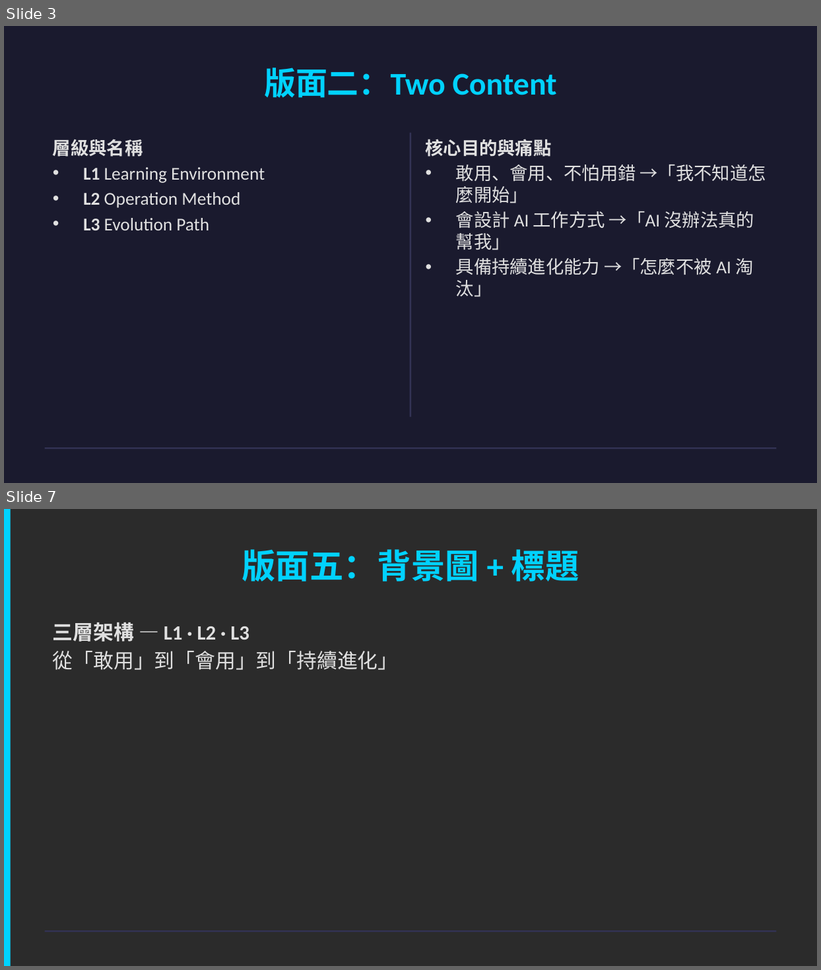
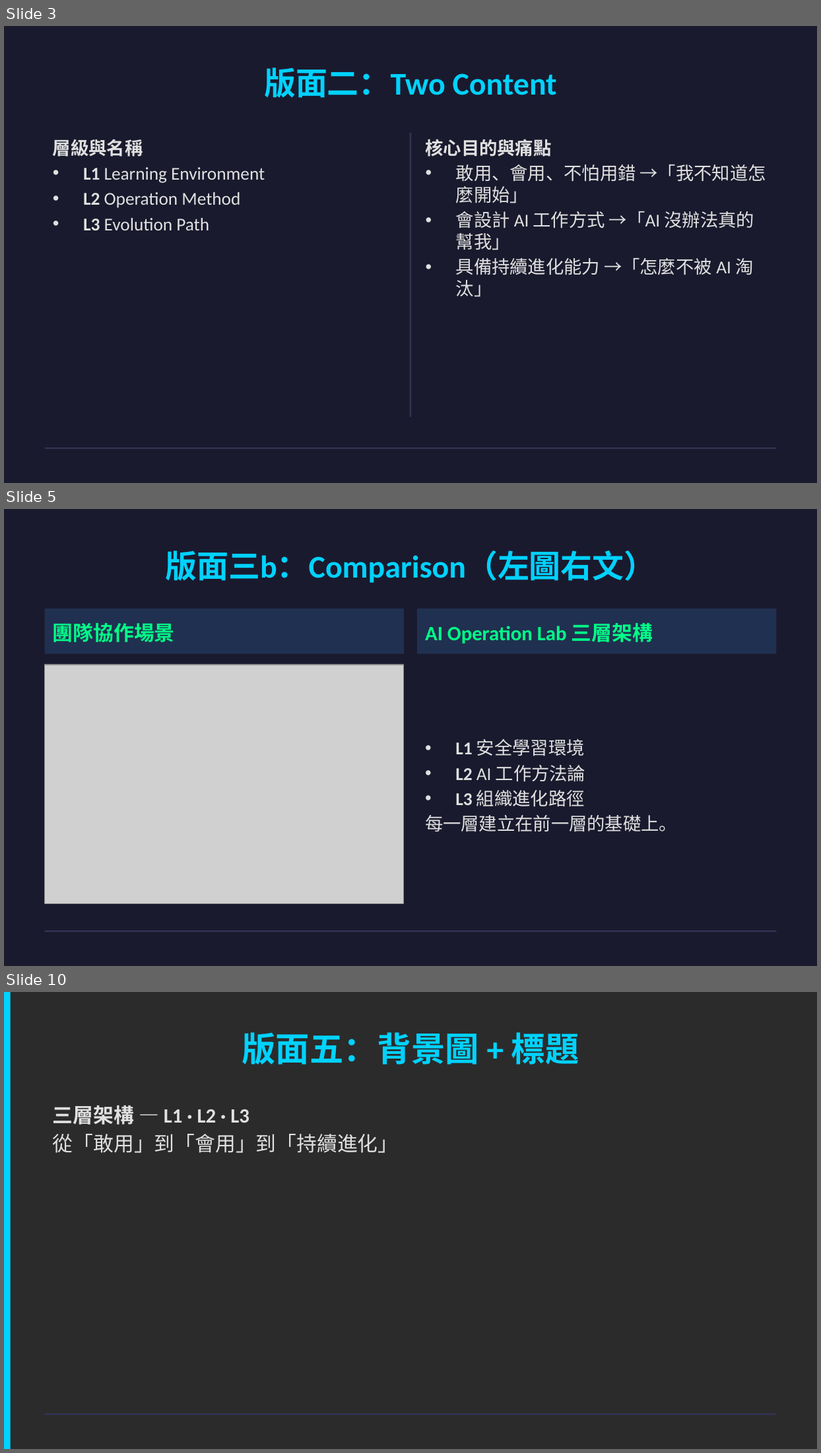
Before and after one commit to ai-cooperation/cooperation.tw, a slide deck: assets/demos/demo-layouts.pptx. Shown one above the other, each under a label of ours: slides 3 and 7 before the commit, slides 3, 5 and 10 after it; the slides between them are not shown. The pictures are 821x970 and 821x1453 pixels, drawn with LibreOffice and Linux fonts; fonts in the diff are those of the drawing; grey boxes stand for pictures; background and template pictures are left out; a plain dark background stands for a picture behind light text. Boxes give left, top, right and bottom in pixels: in the first picture for what was removed or moved away, otherwise in the second. Text is boxed around its words. In the diff, an @@ line names an element or a change of style, - is before the commit and + after.

```diff
--- a/assets/demos/demo-layouts.pptx
+++ b/assets/demos/demo-layouts.pptx
@@ slide 5 added at (x1=4, y1=509, x2=817, y2=966), background #1A1A2E; not listed: 1 template element that a slide beside it also shows @@
@@ title added at (x1=166, y1=551, x2=656, y2=583), 28 pt, text #00D2FF, bold @@
+版面三b：Comparison（左圖右文）
@@ rectangle added at (x1=45, y1=608, x2=404, y2=654), fill #203050 @@
@@ text added at (x1=53, y1=623, x2=175, y2=642), 18 pt, text #00FF88, bold @@
+團隊協作場景
@@ rectangle added at (x1=417, y1=608, x2=776, y2=654), fill #203050 @@
@@ text added at (x1=425, y1=623, x2=653, y2=644), 18 pt, text #00FF88, bold @@
+AI Operation Lab 三層架構
@@ picture added at (x1=45, y1=665, x2=404, y2=904) @@
@@ text added at (x1=425, y1=739, x2=677, y2=832), 16 pt, text #E0E0E0 @@
+• L1 安全學習環境
+• L2 AI 工作方法論
+• L3 組織進化路徑
+每一層建立在前一層的基礎上。
@@ what was slide 7 is now slide 10 @@
```
Also in this commit, not shown: 4 slides changed, 2 other slides added, 10 other files.
